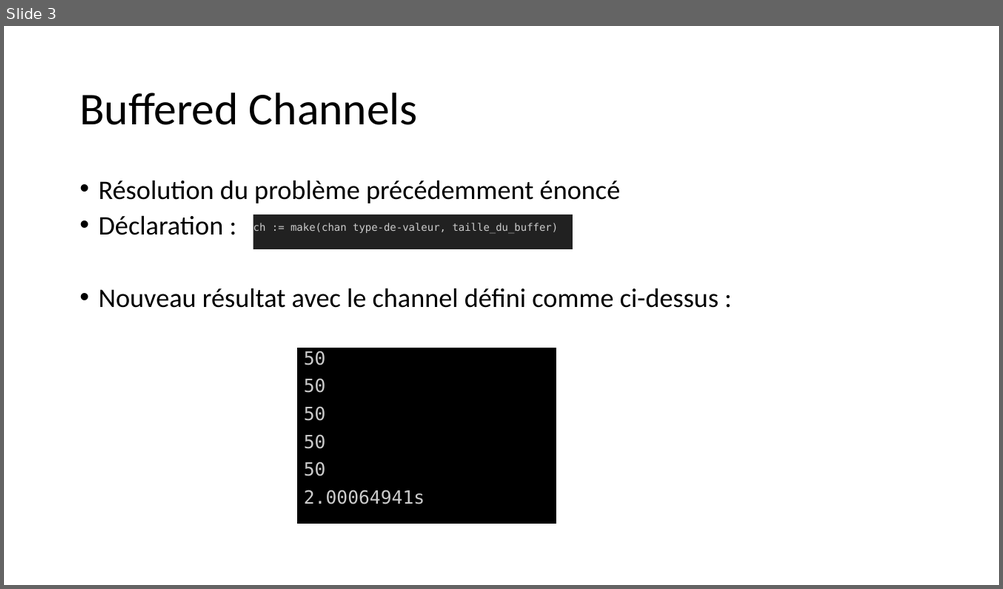
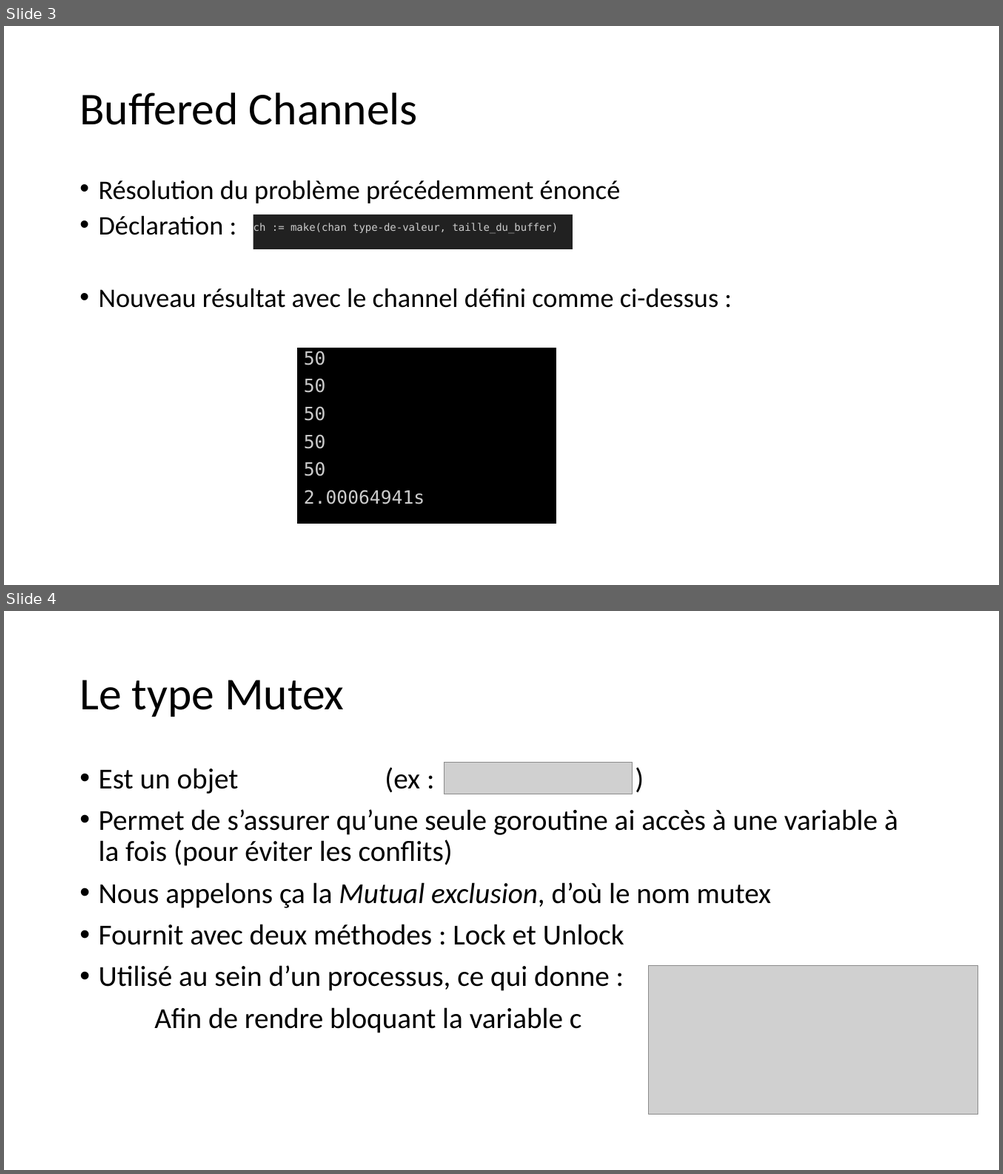
Before and after one commit to aykis/CODEV-GO, a slide deck: Presentation Channels.pptx. Shown one above the other, each under a label of ours: slide 3 before the commit, slides 3 and 4 after it. The pictures are 1003x589 and 1003x1174 pixels, drawn with LibreOffice and Linux fonts; fonts in the diff are those of the drawing; grey boxes stand for pictures. Boxes give left, top, right and bottom in pixels: in the first picture for what was removed or moved away, otherwise in the second. Text is boxed around its words. In the diff, an @@ line names an element or a change of style, - is before the commit and + after.

```diff
--- a/Presentation Channels.pptx
+++ b/Presentation Channels.pptx
@@ slide 4 added at [4,611,999,1170], background #FFFFFF @@
@@ title added at [79,680,344,717], 44 pt, text #000000 @@
+Le type Mutex
@@ picture added at [444,763,632,795] @@
@@ text added at [99,767,898,1034], 28 pt, text #000000 @@
+• Est un objet (ex : )
+• Permet de s’assurer qu’une seule goroutine ai accès à une variable à la fois (pour éviter les conflits)
+• Nous appelons ça la Mutual exclusion, d’où le nom mutex
+• Fournit avec deux méthodes : Lock et Unlock
+• Utilisé au sein d’un processus, ce qui donne :
+Afin de rendre bloquant la variable c
@@ picture added at [649,966,979,1115] @@
```
